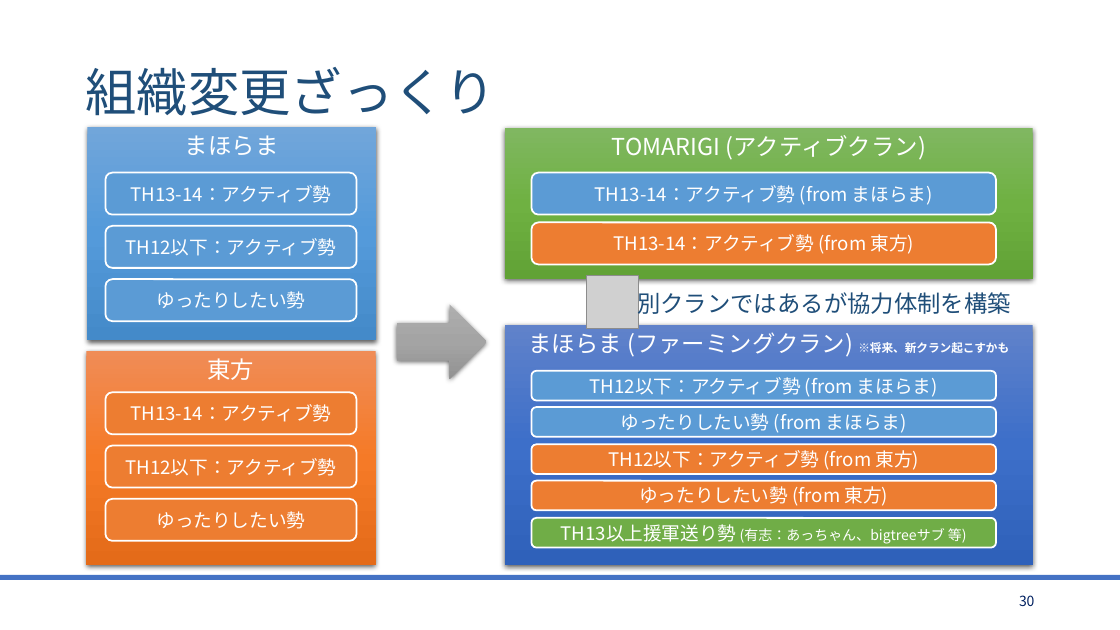
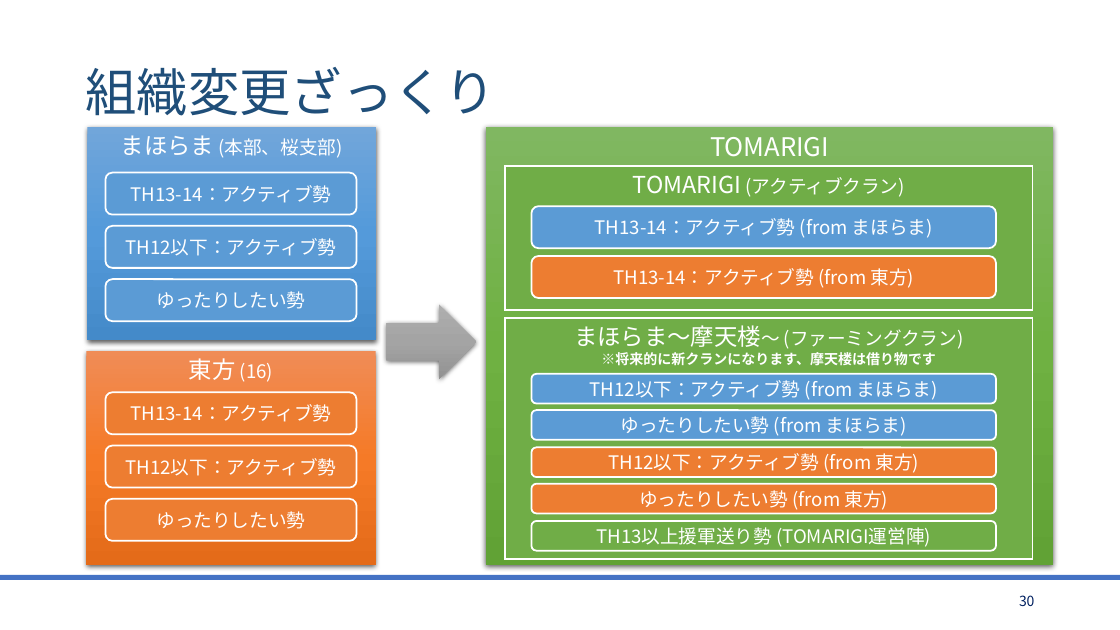
Before and after one commit to bigtreeCoC/documents, a slide deck: slide 30 of 東方とまほらまの今後について.pptx. Drawn at 1120x630 pixels with LibreOffice and Linux fonts; fonts in the diff are those of the drawing; grey boxes stand for pictures. Boxes give left, top, right and bottom in pixels: in the first picture for what was removed or moved away, otherwise in the second. Text is boxed around its words. In the diff, an @@ line names an element or a change of style, - is before the commit and + after.

Commit message:
東方とまほらま(5版) TOMARIGIについて

```diff
--- a/東方とまほらまの今後について.pptx
+++ b/東方とまほらまの今後について.pptx
@@ text in rectangle at (121,135,342,158): text changed; size 20 to 16 pt @@
-まほらま
+まほらま (本部、桜支部)
@@ rectangle added at (486,127,1054,565), fill gradient #81B861 to #6FB242 to #62A336, 22 pt, text #FFFFFF @@
+TOMARIGI
@@ rectangle "TOMARIGI (アクティブクラン)": place and size @@
-rectangle "TOMARIGI (アクティブクラン)" at (505,129,1033,279)
+rectangle "TOMARIGI (アクティブクラン)" at (505,166,1033,311)
@@ rectangle "TOMARIGI (アクティブクラン)" at (505,166,1033,311): size 20 to 16 pt in "(アクティブクラン)"; fill gradient #81B861 to #6FB242 to #62A336 to #70AD47; outline none to #FFFFFF 1.5 pt; shadow off @@
@@ rounded rectangle "TH13-14：アクティブ勢 (from まほらま)": place and size @@
-rounded rectangle "TH13-14：アクティブ勢 (from まほらま)" at (532,173,996,215)
+rounded rectangle "TH13-14：アクティブ勢 (from まほらま)" at (532,207,996,249)
@@ rounded rectangle "TH13-14：アクティブ勢 (from 東方)": place and size @@
-rounded rectangle "TH13-14：アクティブ勢 (from 東方)" at (532,223,996,265)
+rounded rectangle "TH13-14：アクティブ勢 (from 東方)" at (532,256,996,298)
@@ picture removed at (586,276,639,329) @@
@@ text removed at (637,288,1011,318) @@
-別クランではあるが協力体制を構築
@@ right arrow: place and size @@
-right arrow at (397,304,486,379)
+right arrow at (386,304,476,379)
@@ rectangle "まほらま〜摩天楼〜 (ファーミングクラン) ※将来的に新クランになります、摩天楼は借り物です": place and size @@
-rectangle "まほらま〜摩天楼〜 (ファーミングクラン) ※将来的に新クランになります、摩天楼は借り物です" at (505,324,1033,565)
+rectangle "まほらま〜摩天楼〜 (ファーミングクラン) ※将来的に新クランになります、摩天楼は借り物です" at (505,318,1033,560)
@@ rectangle "まほらま〜摩天楼〜 (ファーミングクラン) ※将来的に新クランになります、摩天楼は借り物です" at (505,318,1033,560): fill gradient #6183CB to #3E70CA to #3062BB to #70AD47; outline none to #FFFFFF 1.5 pt; shadow off @@
@@ text in rectangle at (574,325,964,366): text changed; size 20 to 12 pt; bold on @@
-まほらま (ファーミングクラン) ※将来、新クラン起こすかも
+まほらま〜摩天楼〜 (ファーミングクラン)
+※将来的に新クランになります、摩天楼は借り物です
@@ text in rectangle at (189,358,273,382): text changed; size 20 to 16 pt @@
-東方
+東方 (16)
@@ rounded rectangle "TH12以下：アクティブ勢 (from 東方)": place and size @@
-rounded rectangle "TH12以下：アクティブ勢 (from 東方)" at (532,444,996,474)
+rounded rectangle "TH12以下：アクティブ勢 (from 東方)" at (532,448,996,477)
@@ text in rounded rectangle at (596,527,931,547): text changed; size 12 to 16 pt @@
-TH13以上援軍送り勢 (有志：あっちゃん、bigtreeサブ 等)
+TH13以上援軍送り勢 (TOMARIGI運営陣)
```
Also in this commit, not shown: 4 other slides changed, 1 slide added, 1 other file.
